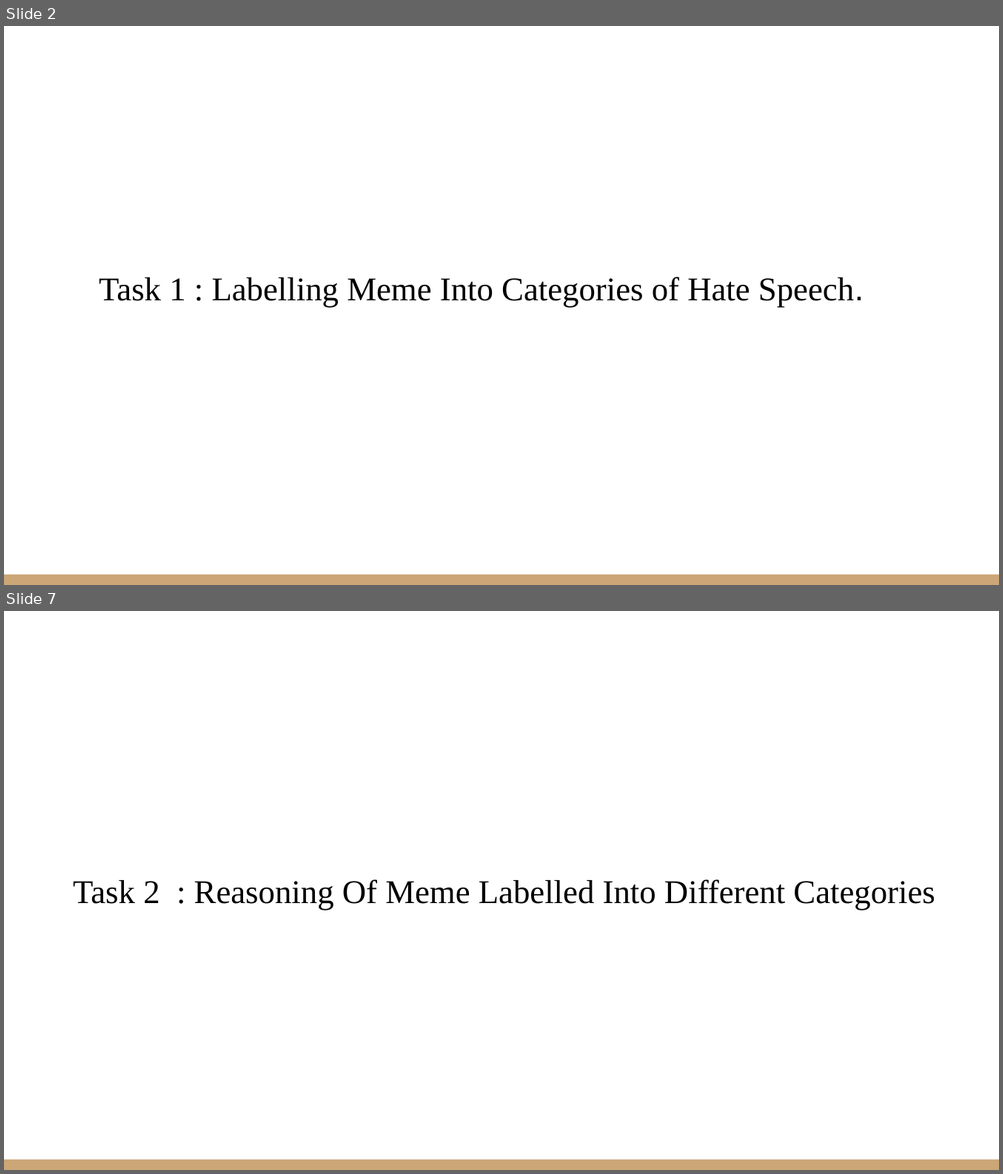
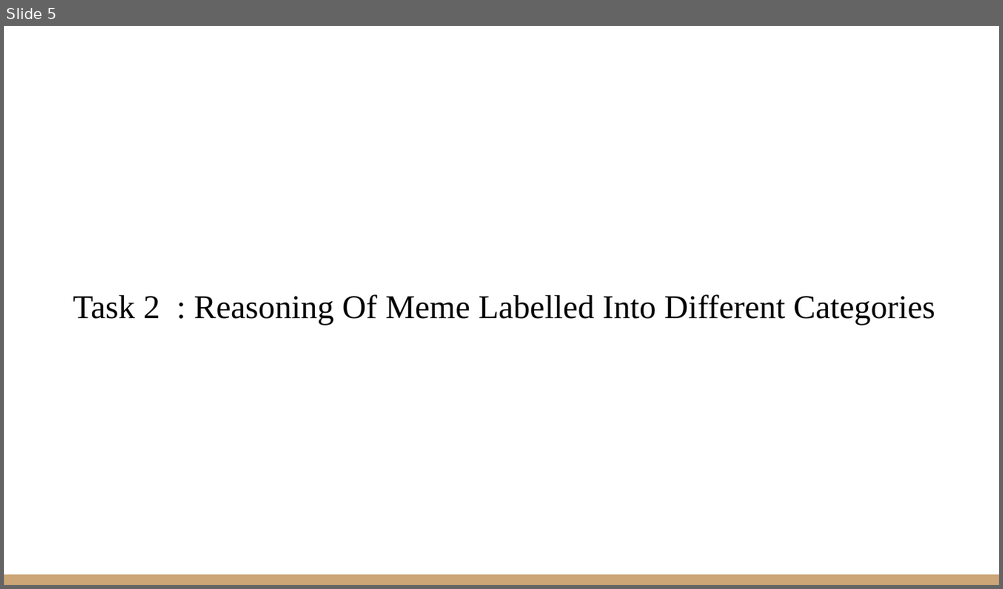
Before and after one commit to VarunBohara/Mini-Project-Documents, a slide deck: Literature Survey 2.pptx. Shown one above the other, each under a label of ours: slides 2 and 7 before the commit, slide 5 after it; the slides between them are not shown. The pictures are 1003x1174 and 1003x589 pixels, drawn with LibreOffice and Linux fonts; fonts in the diff are those of the drawing. Boxes give left, top, right and bottom in pixels: in the first picture for what was removed or moved away, otherwise in the second. Text is boxed around its words. In the diff, an @@ line names an element or a change of style, - is before the commit and + after.

```diff
--- a/Literature Survey 2.pptx
+++ b/Literature Survey 2.pptx
@@ slide 2 removed at <box>4,26,999,585</box>, background #FFFFFF; not listed: 1 template element that a slide beside it also shows @@
@@ title removed at <box>99,277,863,308</box> @@
-Task 1 : Labelling Meme Into Categories of Hate Speech.
@@ what was slide 7 is now slide 5 @@
```
Also in this commit, not shown: 4 slides added, 5 other slides removed.
